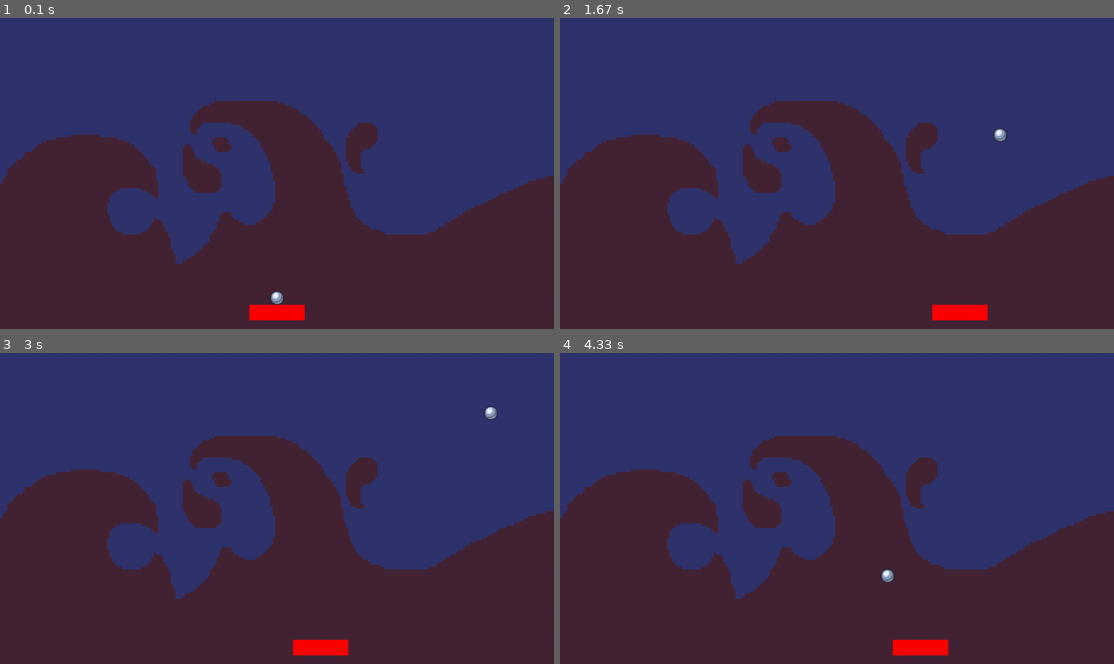
Above: before the commit, frames 1-4 (two rows, left to right).
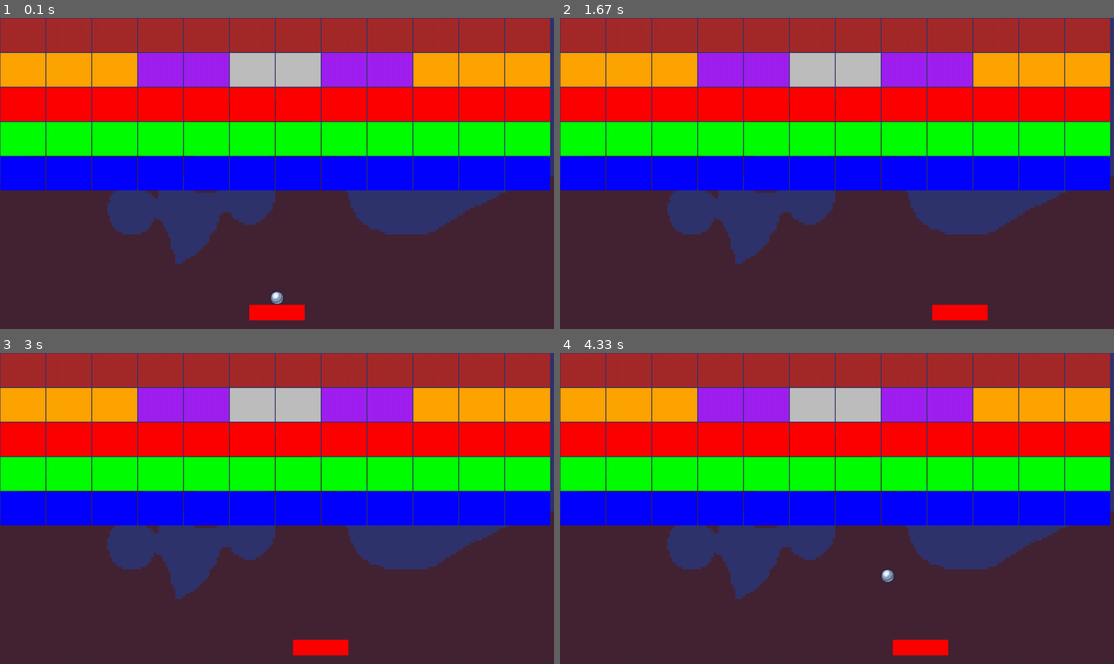
Above: after the commit, the same moments.

Repository: brccabral/Python_Pygame_Breakout
Game: pygame game, started from code/main.py
Two runs of this game, one before a commit and one after it. Both use one fixed random seed, a clock stepped at 60 frames per second and the inputs below.
Inputs:
- Up to frame 1 (0.1 s): no input
- Up to frame 2 (1.67 s): tap Space at 0.33, 0.73, 1.03, 1.23, 1.53 s; hold Right 0.67-1.13 s; hold Right 1.17-1.63 s
- Up to frame 3 (3 s): hold Left 1.67-2.2 s; tap Space at 1.73, 2.03, 2.3, 2.6, 2.73 s; hold Left 2.23-2.63 s; hold Right from 2.67 s (still down)
- Up to frame 4 (4.33 s): tap Space at 3.03, 3.4, 3.7, 3.9, 4.2 s; release Right at 3.3 s; hold Left 3.33-3.8 s; hold Right 3.83-4.3 s

The runs differ from the first frame. In frame 1, 54% of the frame differs, in the area x 0-100%, y 0-56%; in frame 2, 54%; in frame 3, 54%; in frame 4, 54%.

Commit message:
show blocks on screen

Diff:
--- a/code/main.py
+++ b/code/main.py
@@ -1,8 +1,16 @@
 import pygame
 import sys
 import time
-from sprites import Ball, Player
-from settings import WINDOW_WIDTH, WINDOW_HEIGHT, FRAMERATE
+from sprites import Ball, Block, Player
+from settings import (
+    BLOCK_HEIGHT,
+    BLOCK_MAP,
+    BLOCK_WIDTH,
+    GAP_SIZE,
+    WINDOW_WIDTH,
+    WINDOW_HEIGHT,
+    FRAMERATE,
+)
 
 
 class Game:
@@ -21,8 +29,10 @@
         self.all_sprites = pygame.sprite.Group()
 
         # sprites
-        self.player = Player(self.all_sprites)
-        self.ball = Ball(self.all_sprites, self.player)
+        self.player = Player([self.all_sprites])
+        self.ball = Ball([self.all_sprites], self.player)
+
+        self.stage_setup()
 
     def create_bg(self):
         bg_original = pygame.image.load("graphics/other/bg.png").convert()
@@ -31,6 +41,14 @@
         h = bg_original.get_height() * scale_factor
         scaled_bg = pygame.transform.scale(bg_original, (w, h))
         return scaled_bg
+
+    def stage_setup(self):
+        for row_index, row in enumerate(BLOCK_MAP):
+            y = row_index * (BLOCK_HEIGHT + GAP_SIZE) + GAP_SIZE // 2
+            for col_index, col in enumerate(row):
+                x = col_index * (BLOCK_WIDTH + GAP_SIZE) + GAP_SIZE // 2
+                if col != " ":
+                    Block([self.all_sprites], col, (x, y))
 
     def run(self):
         last_time = time.time()
--- a/code/settings.py
+++ b/code/settings.py
@@ -4,7 +4,7 @@
 
 BLOCK_MAP = [
     "666666666666",
-    "444447744444",
+    "444557755444",
     "333333333333",
     "222222222222",
     "111111111111",
@@ -20,7 +20,7 @@
     "3": "red",
     "4": "orange",
     "5": "purple",
-    "6": "bronce",
+    "6": "brown",
     "7": "grey",
 }
 
--- a/code/sprites.py
+++ b/code/sprites.py
@@ -1,7 +1,13 @@
 import random
-from typing import List
+from typing import List, Tuple
 import pygame
-from settings import WINDOW_WIDTH, WINDOW_HEIGHT
+from settings import (
+    BLOCK_HEIGHT,
+    BLOCK_WIDTH,
+    COLOR_LEGEND,
+    WINDOW_WIDTH,
+    WINDOW_HEIGHT,
+)
 
 
 class GameObject(pygame.sprite.Sprite):
@@ -172,3 +178,15 @@
             # whenever the ball becomes inactive, it comes back to the player
             self.rect.midbottom = self.player.rect.midtop
             self.pos = pygame.math.Vector2(self.rect.topleft)
+
+
+class Block(GameObject):
+    def __init__(
+        self, groups: List[pygame.sprite.Group], block_type: str, pos: Tuple[int, int]
+    ):
+        super().__init__(groups)
+
+        # setup
+        self.image = pygame.Surface((BLOCK_WIDTH, BLOCK_HEIGHT))
+        self.image.fill(COLOR_LEGEND[block_type])
+        self.rect = self.image.get_rect(topleft=pos)
